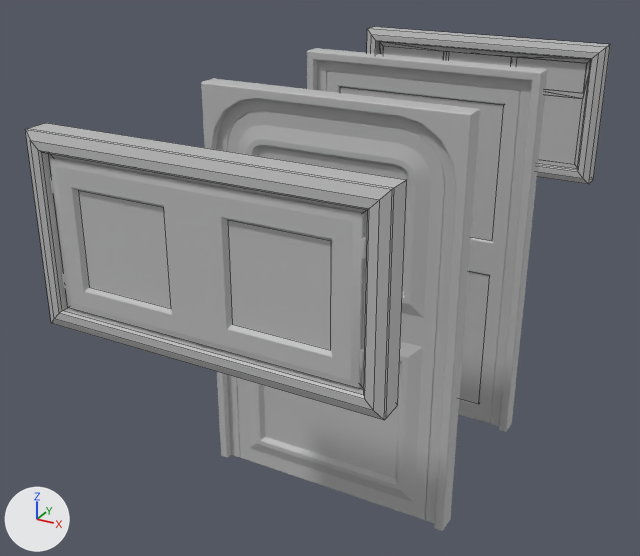
Two versions of the FBX model Assets/04_Models/Cuisine/Porte_Fenetre.fbx, one commit apart.
Both versions are drawn from a 50 mm camera at (1.83, -4.43, 2.91) aimed at (-0.29, -0.59, 0.98). Lighting does not change. The marker at lower left points along +X, +Y and +Z. Mesh edges are drawn as thin lines on the coarser meshes. Where no turn or scale is listed for an object, it has been applied to the vertices.

Script lines for the objects in view, before the commit:
```python
ob_fenetre_droite = bpy.data.objects.new('Fenetre_Droite', me_mesh_012)
ob_fenetre_droite.location = (0.674, -2.034, 0.0)
ob_vitre_close_grande = bpy.data.objects.new('Vitre_Close_Grande', me_mesh_007)
ob_vitre_close_grande.location = (-0.02, 1.011, 1.545)
ob_vitre_close_petite_1 = bpy.data.objects.new('Vitre_Close_petite_1', me_mesh_008)
ob_vitre_close_petite_1.location = (0.432, 1.011, 1.871)
ob_vitre_close_petite_2 = bpy.data.objects.new('Vitre_Close_petite_2', me_mesh_009)
ob_vitre_close_petite_2.location = (-0.028, 1.011, 1.871)
ob_vitre_close_petite_3 = bpy.data.objects.new('Vitre_Close_petite_3', me_mesh_010)
ob_vitre_close_petite_3.location = (-0.471, 1.011, 1.871)
ob_vitre_fenetre_1 = bpy.data.objects.new('Vitre_Fenetre_1', me_mesh_011)
ob_vitre_fenetre_1.location = (0.666, -2.027, 1.965)
ob_vitre_fenetre_2 = bpy.data.objects.new('Vitre_Fenetre_2', me_mesh_015)
ob_vitre_fenetre_2.location = (0.0, -2.039, 1.965)
# also in view: 'Porte_Vitrée' at (0.01, 0.0, 1.0); 'Encadrement_Porte' at (0.0, 0.0, 1.04); 'Porte_Arrondie' at (0.01, -1.0, 1.0); 'Fenetre_Gauche' at (-0.34, -2.02, 1.65); 'Fenetre_Close' at (-0.02, 1.02, 1.65)
```
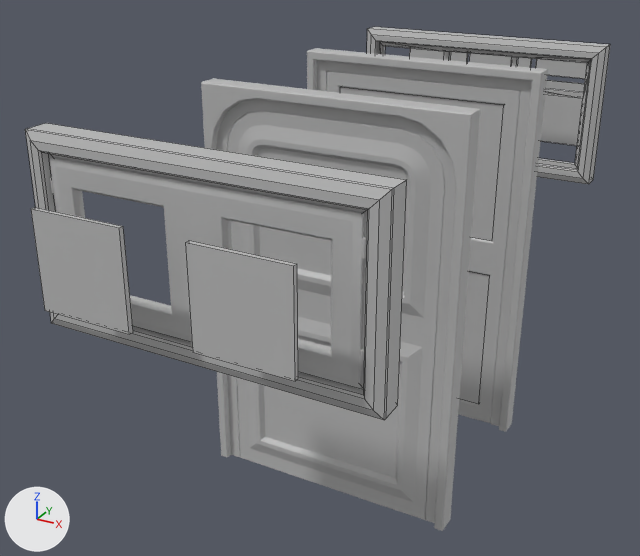
Where the newer file only moved an object's origin or applied its transform, the numbers keep the older frame.

Where the change shows, as pixel boxes (x1, y1, x2, y2) in the pictures (640 x 556 px):
'Vitre_Fenetre_1', moved: before (228, 220, 331, 350); after (185, 241, 298, 381)
'Vitre_Fenetre_2', moved: before (78, 190, 171, 308); after (31, 207, 133, 334)
'Vitre_Close_Grande', moved: before (539, 95, 582, 164); after (541, 80, 584, 146)
'Vitre_Close_petite_1', moved: before (516, 58, 587, 93); after (535, 59, 587, 79)
'Vitre_Close_petite_3', moved: before (383, 46, 444, 60); after (409, 48, 468, 62)
'Vitre_Close_petite_2', moved: before (448, 52, 511, 66); after (469, 53, 532, 68)

The edits, one by one:
Object 'Vitre_Close_Grande' (ob_vitre_close_grande) moves from (-0.02, 1.011, 1.545) to (-0.02, 1.454, 1.545).
Object 'Vitre_Close_petite_2' (ob_vitre_close_petite_2) moves from (-0.028, 1.011, 1.871) to (-0.028, 1.454, 1.871).
Object 'Vitre_Close_petite_1' (ob_vitre_close_petite_1) moves from (0.432, 1.011, 1.871) to (0.432, 1.454, 1.871).
Object 'Vitre_Fenetre_1' (ob_vitre_fenetre_1) moves from (0.666, -2.027, 1.965) to (0.666, -2.271, 1.965).
Object 'Vitre_Close_petite_3' (ob_vitre_close_petite_3) moves from (-0.471, 1.011, 1.871) to (-0.471, 1.454, 1.871).
Object 'Vitre_Fenetre_2' (ob_vitre_fenetre_2) moves from (0.0, -2.039, 1.965) to (0.0, -2.284, 1.965).
